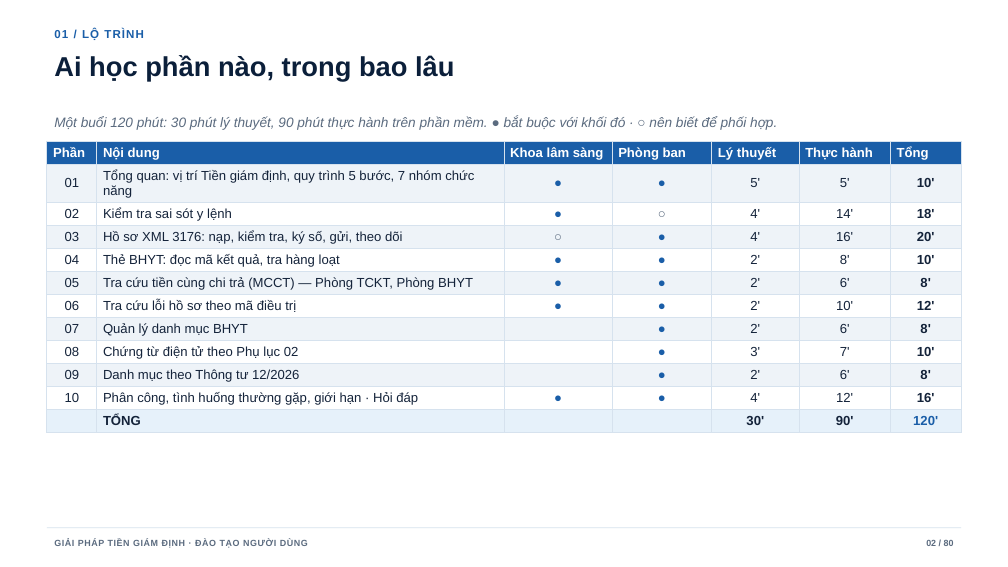
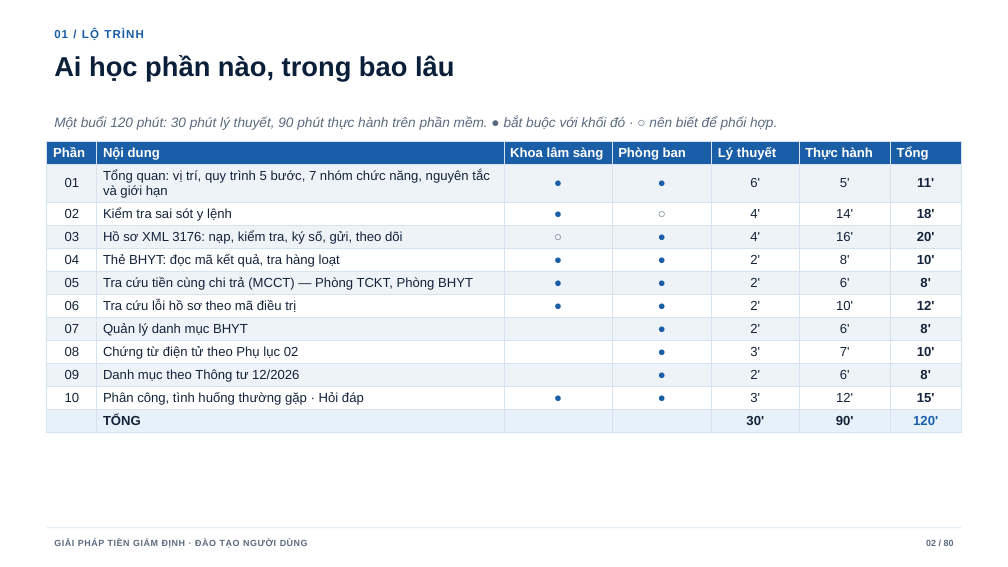
Before and after one commit to tracnn/qlbv_public, a slide deck: slide 2 of docs/dao-tao/Slide-dao-tao-Tien-giam-dinh.pptx. Drawn at 1008x567 pixels with LibreOffice and Linux fonts; fonts in the diff are those of the drawing. Boxes give left, top, right and bottom in pixels: in the first picture for what was removed or moved away, otherwise in the second. Text is boxed around its words. In the diff, an @@ line names an element or a change of style, - is before the commit and + after.

```diff
--- a/docs/dao-tao/Slide-dao-tao-Tien-giam-dinh.pptx
+++ b/docs/dao-tao/Slide-dao-tao-Tien-giam-dinh.pptx
@@ table at [47, 141, 961, 447] @@
-row 2: 01 | Tổng quan: vị trí Tiền giám định, quy trình 5 bước, 7 nhóm chức năng | ● | ● | 5' | 5' | 10'
+row 2: 01 | Tổng quan: vị trí, quy trình 5 bước, 7 nhóm chức năng, nguyên tắc và giới hạn | ● | ● | 6' | 5' | 11'
-row 11: 10 | Phân công, tình huống thường gặp, giới hạn · Hỏi đáp | ● | ● | 4' | 12' | 16'
+row 11: 10 | Phân công, tình huống thường gặp · Hỏi đáp | ● | ● | 3' | 12' | 15'
```
Also in this commit, not shown: 62 other slides changed, 1 slide added, 1 slide removed, 1 other file.
